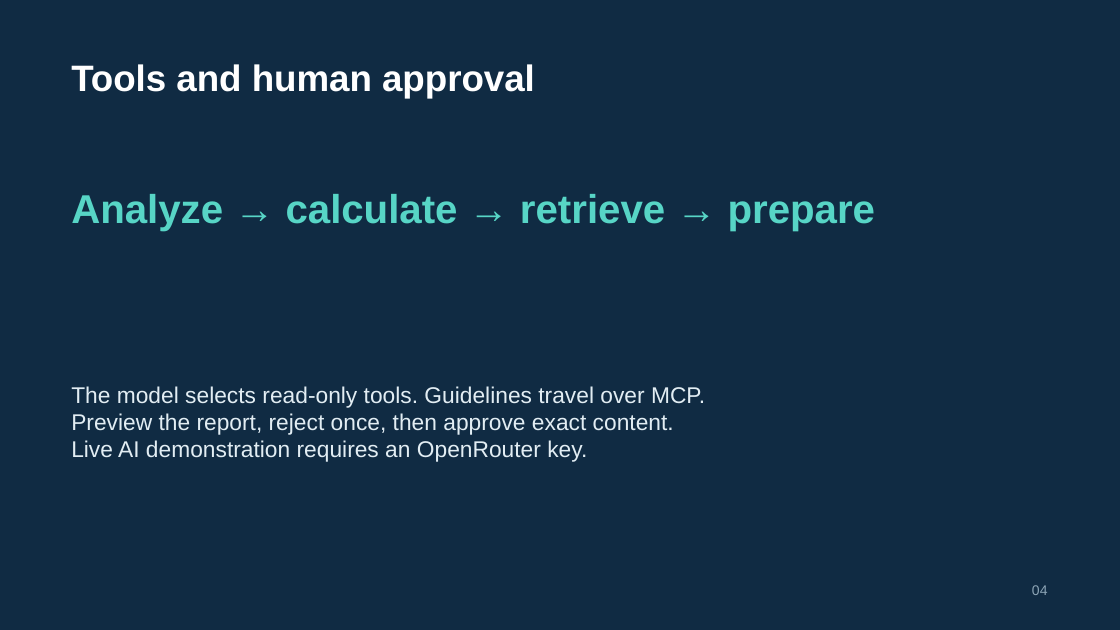
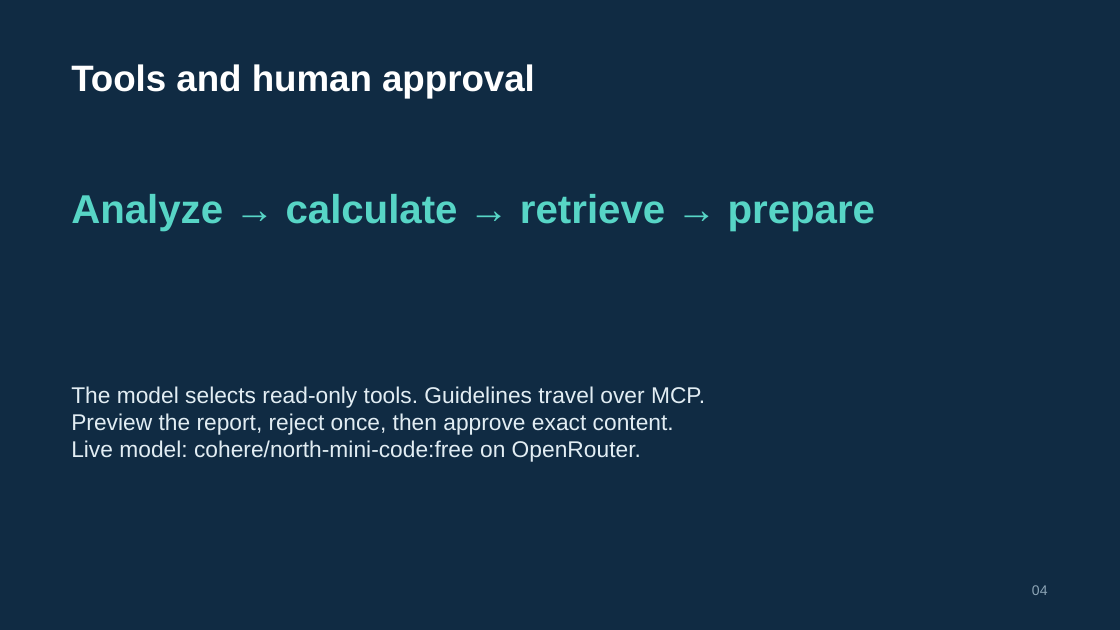
Before and after one commit to Ghada1425/releasepulse-ai-agent, a slide deck: slide 4 of slides/ReleasePulse-capstone.pptx. Drawn at 1120x630 pixels with LibreOffice and Linux fonts; fonts in the diff are those of the drawing. Boxes give left, top, right and bottom in pixels: in the first picture for what was removed or moved away, otherwise in the second. Text is boxed around its words. In the diff, an @@ line names an element or a change of style, - is before the commit and + after.

```diff
--- a/slides/ReleasePulse-capstone.pptx
+++ b/slides/ReleasePulse-capstone.pptx
@@ text at box(71, 440, 641, 462): text changed @@
-Live AI demonstration requires an OpenRouter key.
+Live model: cohere/north-mini-code:free on OpenRouter.
```
Also in this commit, not shown: 2 other slides changed, 15 other files.
